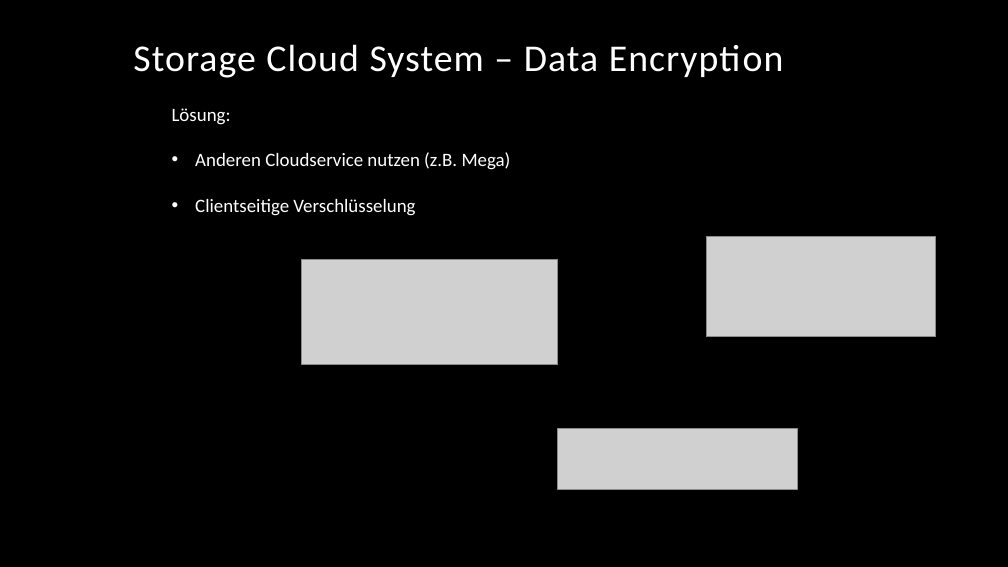
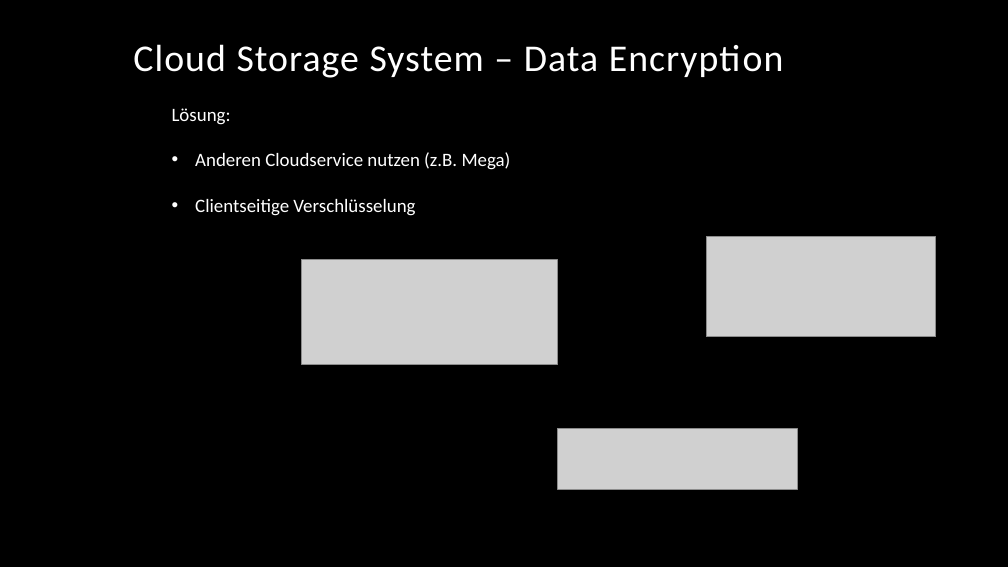
Before and after one commit to cs561/projects, a slide deck: slide 13 of Build your own Cloud II/Build your own Cloud.pptx (slide 15 before the commit). Drawn at 1008x567 pixels with LibreOffice and Linux fonts; fonts in the diff are those of the drawing; grey boxes stand for pictures; background and template pictures are left out. Boxes give left, top, right and bottom in pixels: in the first picture for what was removed or moved away, otherwise in the second. Text is boxed around its words. In the diff, an @@ line names an element or a change of style, - is before the commit and + after.

```diff
--- a/Build your own Cloud II/Build your own Cloud.pptx
+++ b/Build your own Cloud II/Build your own Cloud.pptx
@@ text at (133, 44, 784, 78): text changed @@
-Storage Cloud System – Data Encryption
+Cloud Storage System – Data Encryption
```
Also in this commit, not shown: 27 other slides changed, 7 slides added, 1 slide removed.
